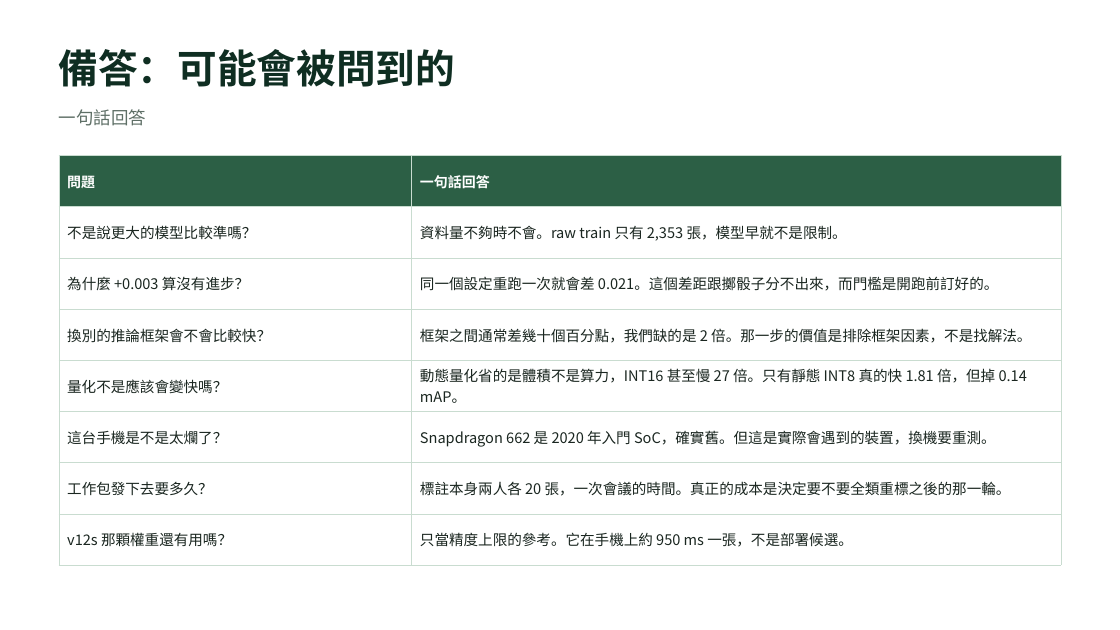
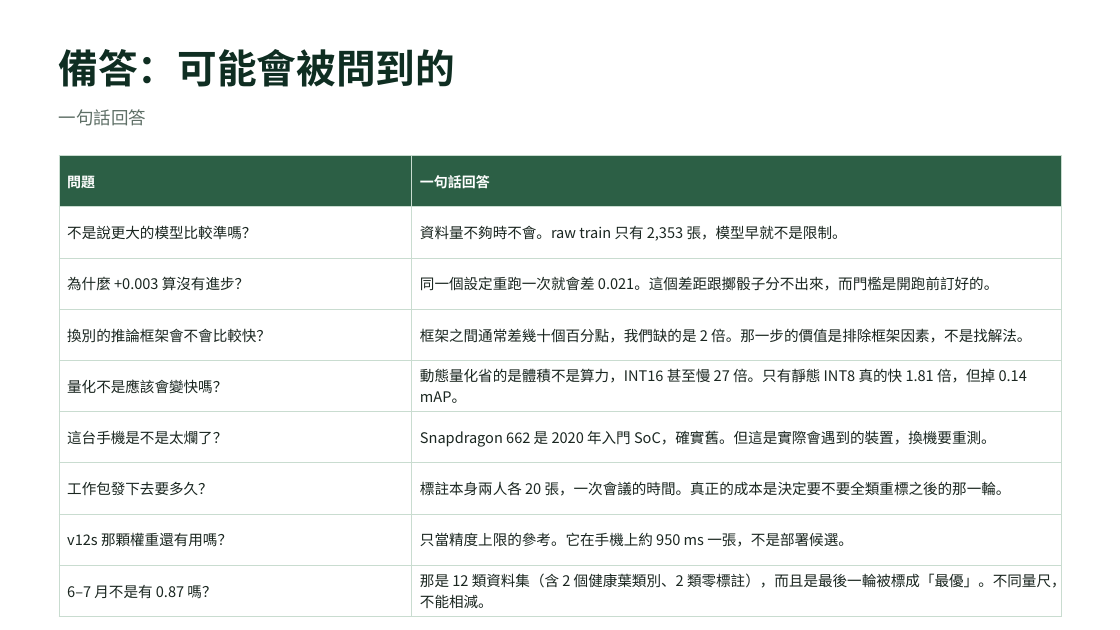
Before and after one commit to DreamOver9183/AY2026_Citrus_Pests_and_Diseases_Project, a slide deck: slide 17 of docs/v12.1_簡報_口頭報告.pptx (slide 15 before the commit). Drawn at 1120x630 pixels with LibreOffice and Linux fonts; fonts in the diff are those of the drawing. Boxes give left, top, right and bottom in pixels: in the first picture for what was removed or moved away, otherwise in the second. Text is boxed around its words. In the diff, an @@ line names an element or a change of style, - is before the commit and + after.

```diff
--- a/docs/v12.1_簡報_口頭報告.pptx
+++ b/docs/v12.1_簡報_口頭報告.pptx
@@ table at (59,155,1061,612) @@
+row 9: 6–7 月不是有 0.87 嗎？ | 那是 12 類資料集（含 2 個健康葉類別、2 類零標註），而且是最後一輪被標成「最優」。不同量尺，不能相減。
```
Also in this commit, not shown: 1 other slide changed, 2 slides added, 3 other files.
